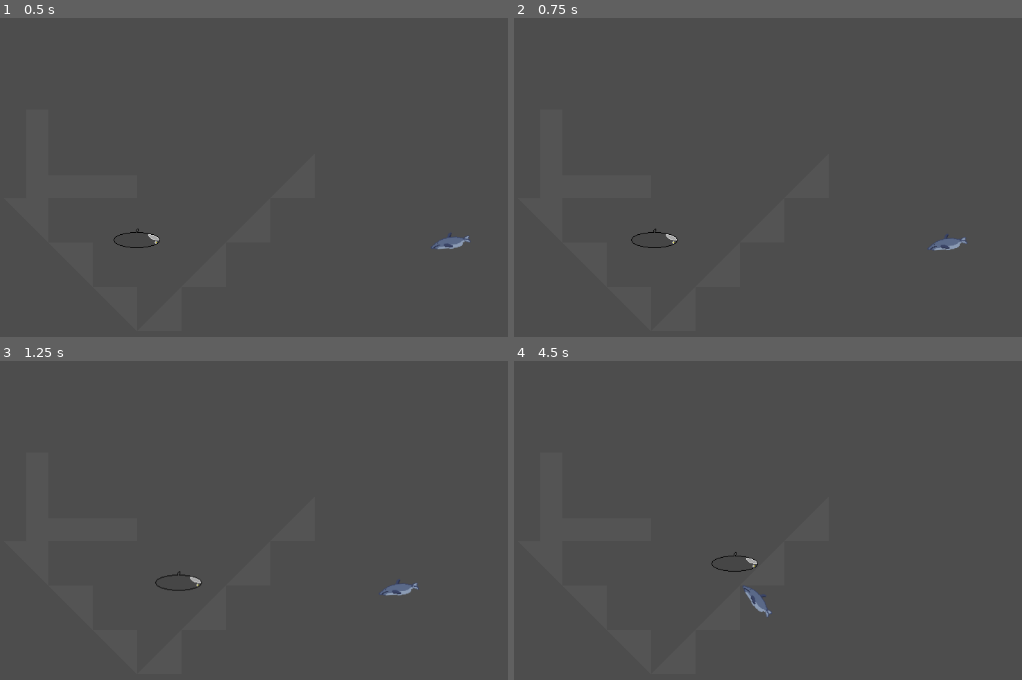
Above: before the commit, frames 1-4 (two rows, left to right).
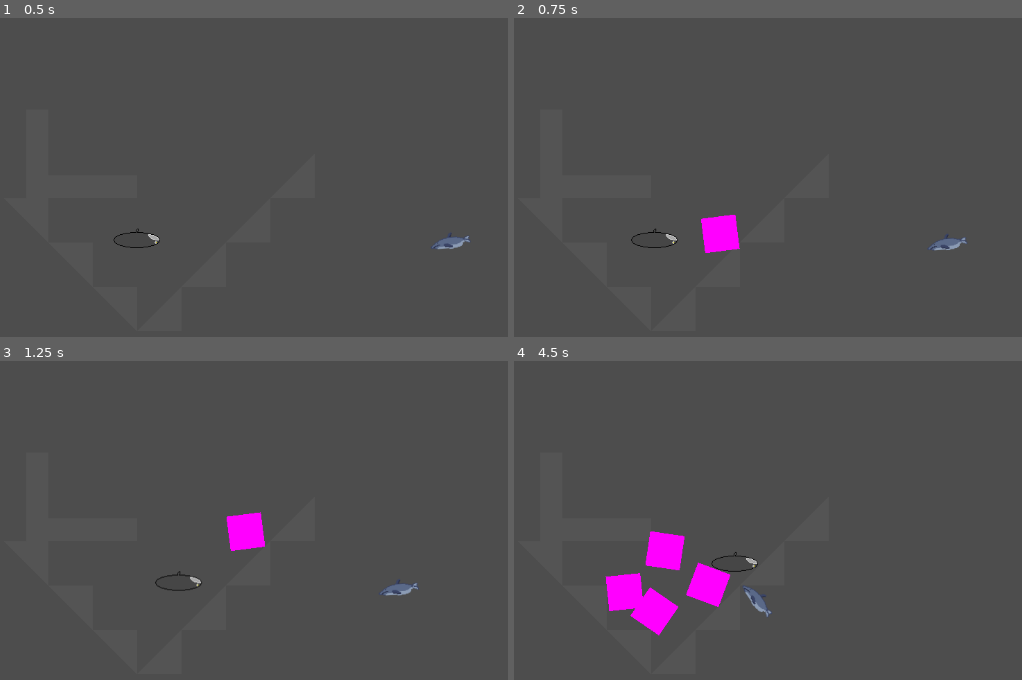
Above: after the commit, the same moments.

Repository: Sub-game-team/Subgame
Game: Godot game, scene res://main.tscn
Same seed, same stepped clock (60 frames per second), same inputs: the game is played once before the commit and once after it.
Inputs (mouse positions are in pixels of both pictures, inside the frame that each line leads up to):
- Up to frame 1 (0.5 s): no input
- Up to frame 2 (0.75 s): move the mouse to (823, 218) at 0.52 s; hold Right (right) from 0.53 s (still down); click (823, 218) at 0.6 s
- Up to frame 3 (1.25 s): keep holding Right (right); tap Up (up) at 0.77 s
- Up to frame 4 (4.5 s): move the mouse to (outside the picture) at 1.27 s; click (outside the picture) at 1.35 s; tap Up (up) at 1.52, 3.02, 3.77 s; move the mouse to (732, 485) at 2.02 s; release Right (right) at 2.03 s; hold Left (left) 2.03-2.78 s; click (732, 485) at 2.1 s; move the mouse to (610, 676) at 2.77 s; hold Right (right) 2.78-4.28 s; click (610, 676) at 2.85 s; move the mouse to (889, 651) at 3.52 s; click (889, 651) at 3.6 s; move the mouse to (outside the picture) at 4.27 s; hold Left (left) from 4.28 s (still down); click (outside the picture) at 4.35 s

Frame 1 is identical in both runs. In frame 2, 0.8% of the frame differs, in the area x 36-45%, y 61-74%; in frame 3, 0.8%; in frame 4, 3.0%, in the area x 17-43%, y 53-87%.

Commit message:
i want to die | added torpedos with temp texture

Diff:
--- a/CharacterBody2DMovement.gd
+++ b/CharacterBody2DMovement.gd
@@ -4,6 +4,7 @@
 var yMovement = 0
 var xMovement = 0
 @onready var player_body = get_node(".")
+var projectile_scene = preload("res://Torpedo.tscn")
 
 func get_input():
 	if Input.is_action_pressed("left") and xMovement >= -498:
@@ -23,8 +24,8 @@
 	if yMovement <= 0 and not Input.is_action_pressed("down"):
 		yMovement += 2
 	velocity = Vector2(xMovement, yMovement)
-	print(velocity) #for debug
-	print(player_body.get_real_velocity()) #for debug
+	#print(velocity) #for debug
+	#print(player_body.get_real_velocity()) #for debug
 	if abs(xMovement) >= 10 or abs(yMovement) >= 10:
 		if is_on_ceiling() or is_on_floor() or is_on_wall():
 			velocity = player_body.get_real_velocity()
@@ -37,6 +38,16 @@
 			if yMovement <= -20:
 				yMovement = -18
 
+func _process(_delta):
+	if Input.is_action_just_pressed("shoot"):
+		var projectile = projectile_scene.instantiate()
+		get_parent().add_child(projectile)
+		projectile.global_position = global_position
+		var direction = Vector2(1, 0)  # Adjust the direction as needed
+		projectile.look_at(get_global_mouse_position())
+		projectile.set_linear_velocity((get_global_mouse_position() - global_position).normalized() * projectile.speed)
+		projectile.set_lock_rotation_enabled(true)
+
 func _physics_process(_delta):
 	get_input()
 	move_and_slide()
--- a/Torpedo.tscn
+++ b/Torpedo.tscn
@@ -6,11 +6,24 @@
 size = Vector2(50, 50)
 
 [node name="RigidBody2D" type="RigidBody2D"]
+collision_layer = 8
+collision_mask = 6
 script = ExtResource("1_rh35h")
 
 [node name="CollisionPolygon2D" type="CollisionPolygon2D" parent="."]
-polygon = PackedVector2Array(2.5, 2.5, 2.5, -2.5, -2.5, -2.5, -2.5, 2.5)
+polygon = PackedVector2Array(25, 25, 25, -25, -25, -25, -25, 25)
 
 [node name="Sprite2D" type="Sprite2D" parent="."]
 z_index = 1
 texture = SubResource("PlaceholderTexture2D_4c12g")
+
+[node name="VisibleOnScreenNotifier2D" type="VisibleOnScreenNotifier2D" parent="."]
+position = Vector2(-25, -25)
+rect = Rect2(0, 0, 50, 50)
+
+[node name="Timer" type="Timer" parent="."]
+wait_time = 10.0
+one_shot = true
+autostart = true
+
+[connection signal="timeout" from="Timer" to="." method="_on_timer_timeout"]
--- a/Torpedo_normal.gd
+++ b/Torpedo_normal.gd
@@ -1 +1,9 @@
 extends RigidBody2D
+
+var speed = 1000
+
+func _process(_delta):
+	pass
+
+func _on_timer_timeout():
+	queue_free()
--- a/project.godot
+++ b/project.godot
@@ -61,6 +61,11 @@
 "events": [Object(InputEventMouseButton,"resource_local_to_scene":false,"resource_name":"","device":-1,"window_id":0,"a …(253 unchanged characters)…
 ]
 }
+shoot={
+"deadzone": 0.5,
+"events": [Object(InputEventMouseButton,"resource_local_to_scene":false,"resource_name":"","device":-1,"window_id":0,"alt_pressed":false,"shift_pressed":false,"ctrl_pressed":false,"meta_pressed":false,"button_mask":0,"position":Vector2(0, 0),"global_position":Vector2(0, 0),"factor":1.0,"button_index":1,"canceled":false,"pressed":false,"double_click":false,"script":null)
+]
+}
 
 [layer_names]
 
@@ -70,6 +75,7 @@
 2d_navigation/layer_2="Walls"
 2d_physics/layer_3="Enemies"
 2d_navigation/layer_3="Enemies"
+2d_physics/layer_4="Torpedos"
 
 [physics]
 
Not shown: 1 places in Torpedo.tscn that only renumber resources
